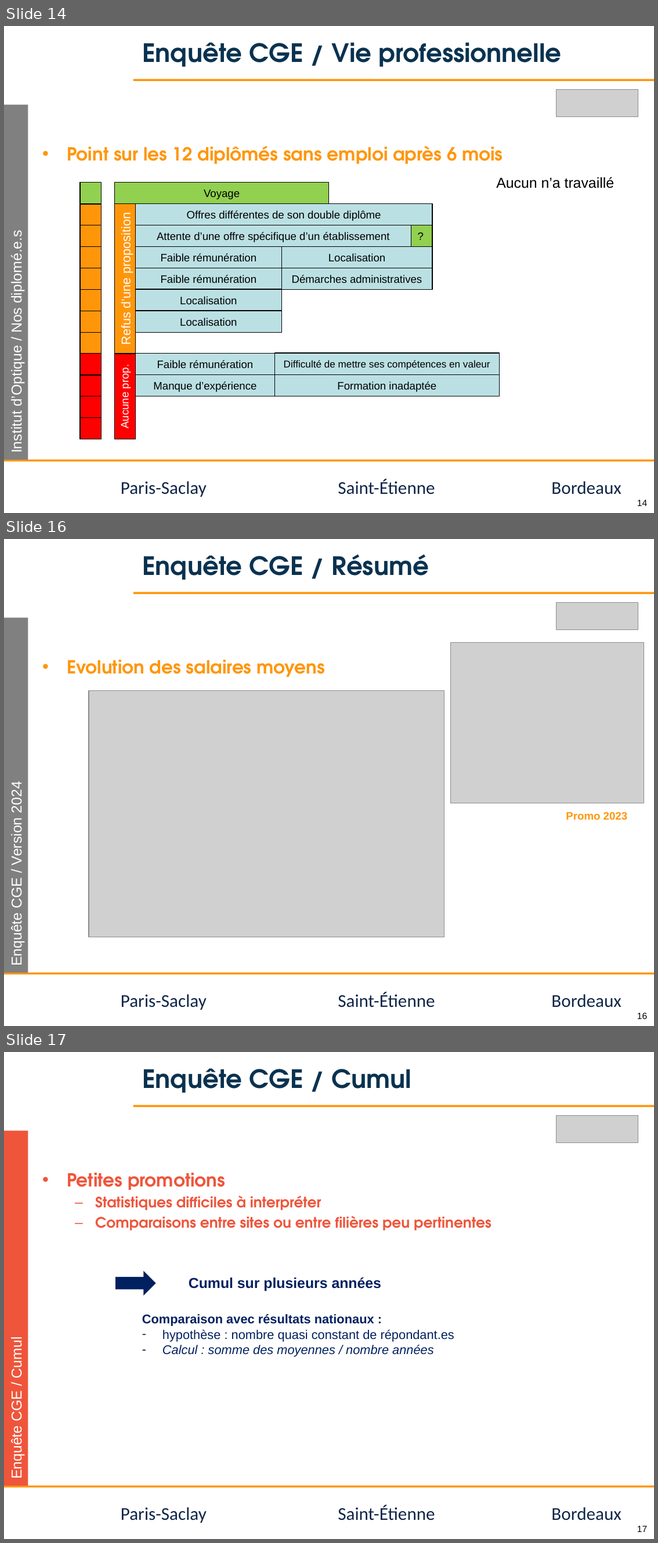
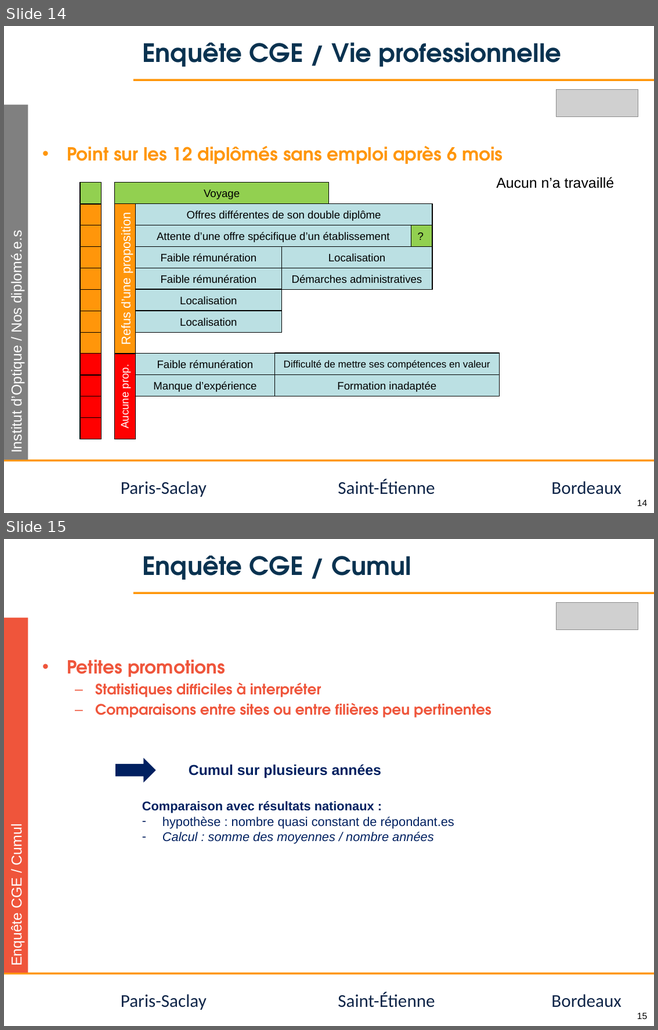
Before and after one commit to jvillemejane/jvillemejane, a slide deck: Presentations/2024_11_21_COFOR_CGE.pptx. Shown one above the other, each under a label of ours: slides 14, 16 and 17 before the commit, slides 14 and 15 after it; the slides between them are not shown. The pictures are 658x1543 and 658x1030 pixels, drawn with LibreOffice and Linux fonts; fonts in the diff are those of the drawing; grey boxes stand for pictures; background and template pictures are left out. Boxes give left, top, right and bottom in pixels: in the first picture for what was removed or moved away, otherwise in the second. Text is boxed around its words. In the diff, an @@ line names an element or a change of style, - is before the commit and + after.

```diff
--- a/Presentations/2024_11_21_COFOR_CGE.pptx
+++ b/Presentations/2024_11_21_COFOR_CGE.pptx
@@ slide 16 removed at <box>4,539,654,1026</box>, background #FFFFFF; not listed: 6 template elements that a slide beside it also shows @@
@@ title removed at <box>142,554,429,580</box> @@
-Enquête CGE / Résumé
@@ picture removed at <box>556,603,638,630</box> @@
@@ rectangle removed at <box>4,618,28,973</box> @@
-Enquête CGE / Version 2024
@@ picture removed at <box>450,642,643,803</box> @@
@@ text removed at <box>67,660,325,677</box> @@
-• Evolution des salaires moyens
@@ picture removed at <box>89,691,444,938</box> @@
@@ text removed at <box>565,812,627,820</box> @@
-Promo 2023
@@ what was slide 17 is now slide 15 @@
@@ page number at <box>637,1013,647,1019</box>: text changed @@
-17
+15
```
Also in this commit, not shown: 4 slides changed, 4 slides added, 5 other slides removed.
